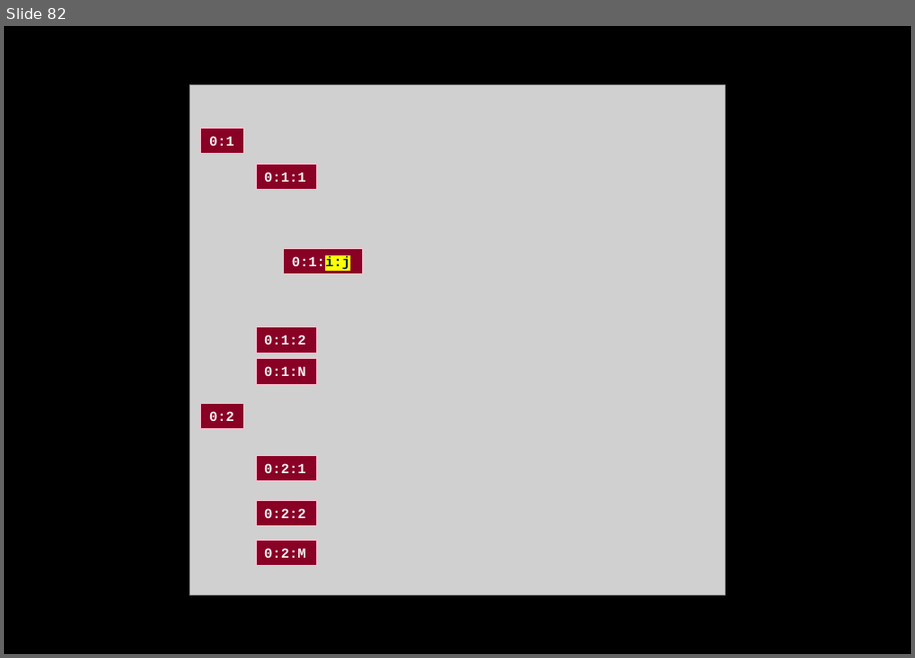
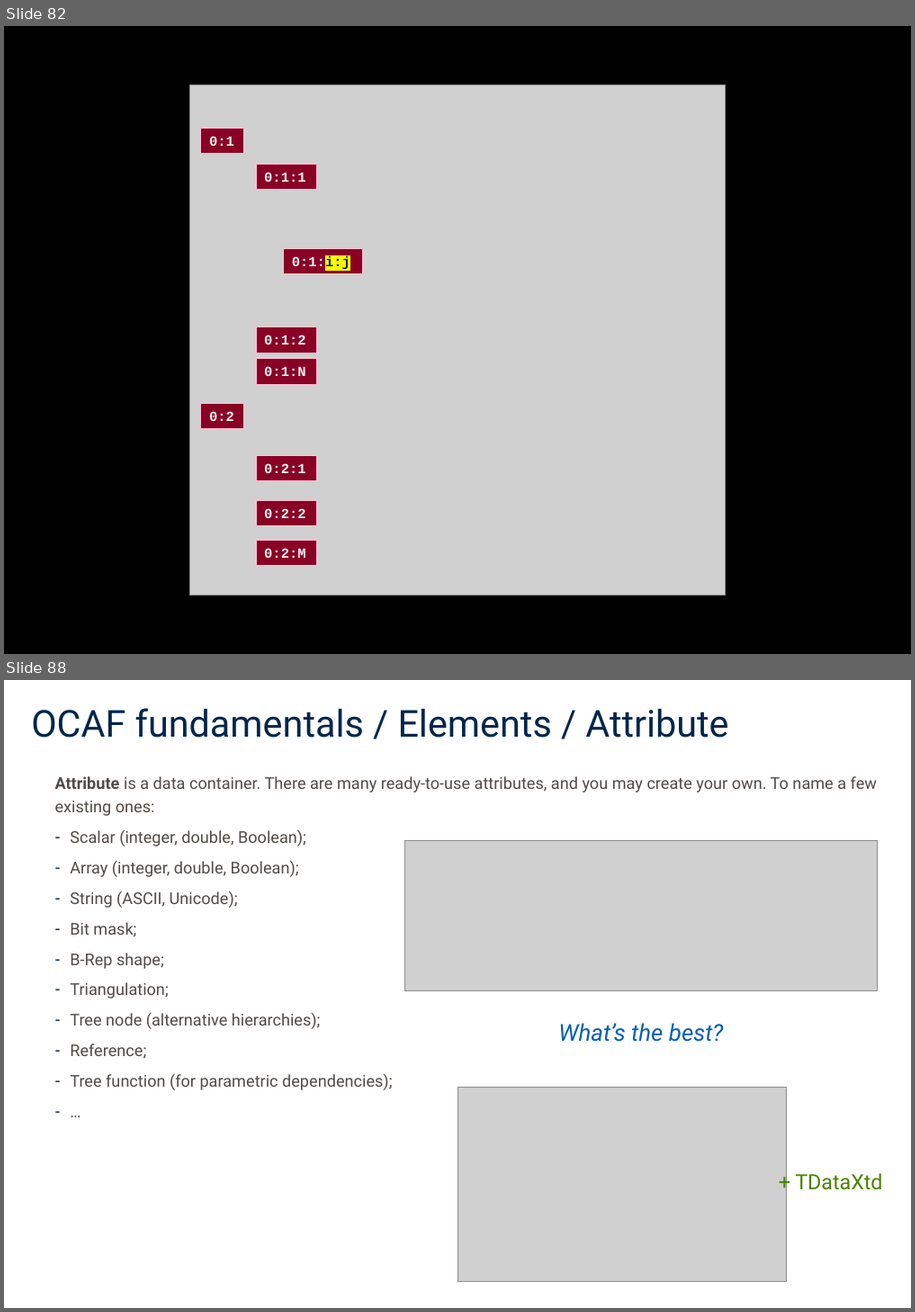
Before and after one commit to ninjacoderz/OCCT-Lessions, a slide deck: docs/02_OpenCascade_OCAF.pptx. Shown one above the other, each under a label of ours: slide 82 before the commit, slides 82 and 88 after it; the slides between them are not shown. The pictures are 915x658 and 915x1312 pixels, drawn with LibreOffice and Linux fonts; fonts in the diff are those of the drawing; grey boxes stand for pictures. Boxes give left, top, right and bottom in pixels: in the first picture for what was removed or moved away, otherwise in the second. Text is boxed around its words. In the diff, an @@ line names an element or a change of style, - is before the commit and + after.

```diff
--- a/docs/02_OpenCascade_OCAF.pptx
+++ b/docs/02_OpenCascade_OCAF.pptx
@@ slide 88 added at [4, 680, 911, 1308], background #FFFFFF @@
@@ title added at [31, 708, 728, 738], 32 pt, text #00264A @@
+OCAF fundamentals / Elements / Attribute
@@ text added at [55, 776, 877, 1090], 14 pt, text #514A46 @@
+Attribute is a data container. There are many ready-to-use attributes, and you may create your own. To name a few existing ones:
+– Scalar (integer, double, Boolean);
+– Array (integer, double, Boolean);
+– String (ASCII, Unicode);
+– Bit mask;
+– B-Rep shape;
+– Triangulation;
+– Tree node (alternative hierarchies);
+– Reference;
+– Tree function (for parametric dependencies);
+– …
@@ picture added at [405, 840, 878, 990] @@
@@ text added at [558, 1023, 723, 1042], 20 pt, text #005EB7, italic @@
+What’s the best?
@@ picture added at [458, 1087, 786, 1281] @@
@@ text added at [795, 1173, 882, 1190], 18 pt, text #4A8200 @@
++ TDataXtd
```
Also in this commit, not shown: 11 other slides added, 1 other file.
